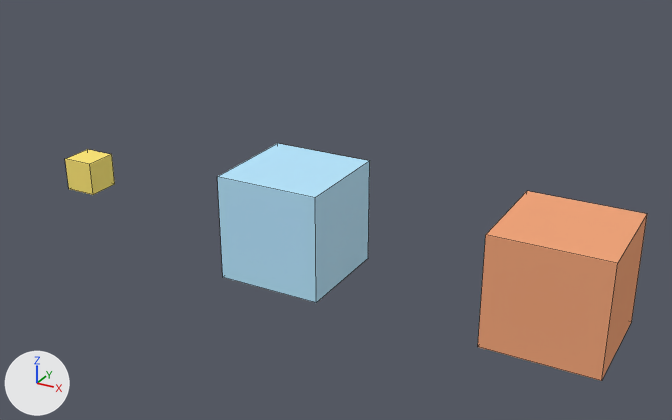
An edit to the Blender file Ogre/framework/media/cube_scene/Scene.blend, drawn before and after from the same camera.
One viewpoint serves both versions: a 50 mm lens placed at (24.7, -40.3, 21.2), pointed at (-1.6, 7.5, -2.7). Lighting does not change. The marker at lower left points along +X, +Y and +Z. Mesh edges are drawn as thin lines.
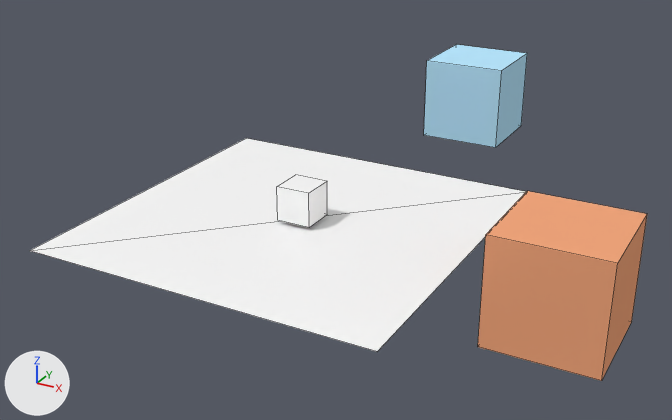
Diff of the bpy script that builds the scene:
```diff
--- a/Ogre/framework/media/cube_scene/Scene.blend.py
+++ b/Ogre/framework/media/cube_scene/Scene.blend.py
@@ mat_mat01 @@
-mat_mat01 = diffuse_material('Mat01')
-mat_mat01.base_color = (1.0, 0.804, 0.196)  # yellow #ffe87a
+mat_mat01 = principled_material('Mat01')
+mat_mat01.base_color = (1.0, 1.0, 1.0)  # white #ffffff
@@ me_plane @@
+me_plane.from_pydata([(10.0, -10.0, 0.0), (-10.0, -10.0, 0.0), (10.0, 10.0, 0.0), (-10.0, 10.0, 0.0)], [], [(1, 0, 2), (3, 1, 2)])
+me_plane.materials.append(mat_mat01)  # white #ffffff
@@ ob_cube01 @@
 ob_cube01 = bpy.data.objects.new('Cube01', me_cube01)
-ob_cube01.location = (-15.0, 0.0, 0.0)
+ob_cube01.location = (0.43, 0.0, 1.2)
@@ ob_cube02 @@
 ob_cube02 = bpy.data.objects.new('Cube02', me_cube02)
-ob_cube02.location = (0.0, 0.0, 0.0)
+ob_cube02.location = (0.0, 27.46, 0.0)
@@ ob_plane @@
+ob_plane = bpy.data.objects.new('Plane', me_plane)
+ob_plane.location = (0.0, 0.0, 0.0)
```

Location of each change, [x1, y1, x2, y2] in pixels of the pictures (672 x 420 px):
'Plane', added
    after: [30, 138, 526, 351]
'Cube02', moved
    before: [217, 143, 370, 303]
    after: [424, 44, 527, 147]
'Cube01', recoloured, moved
    before: [65, 149, 115, 195]
    after: [277, 175, 327, 228]
